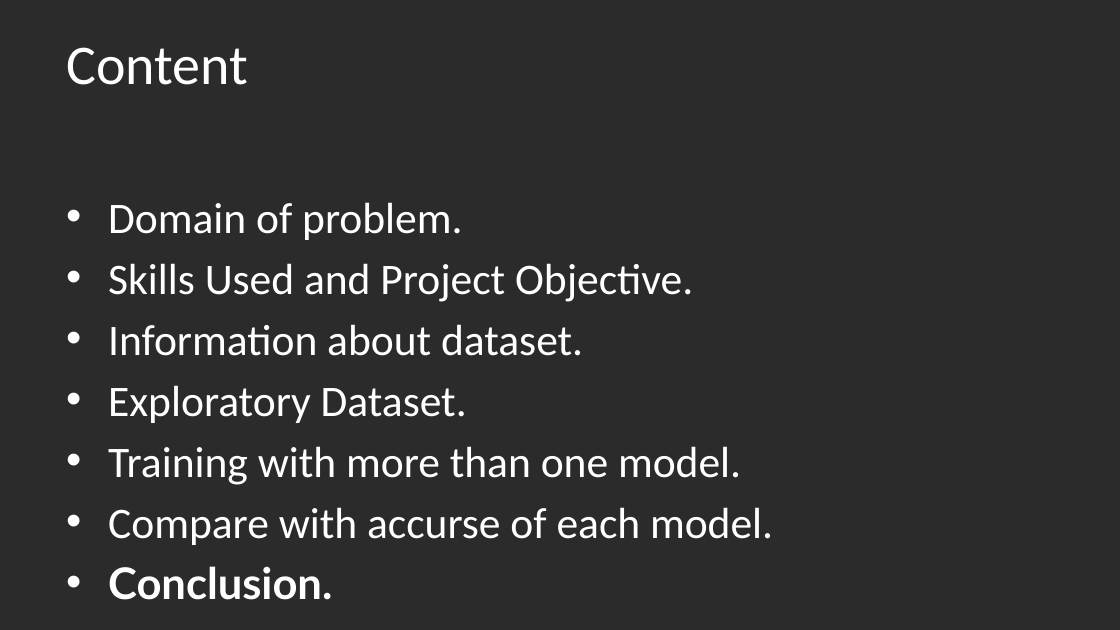
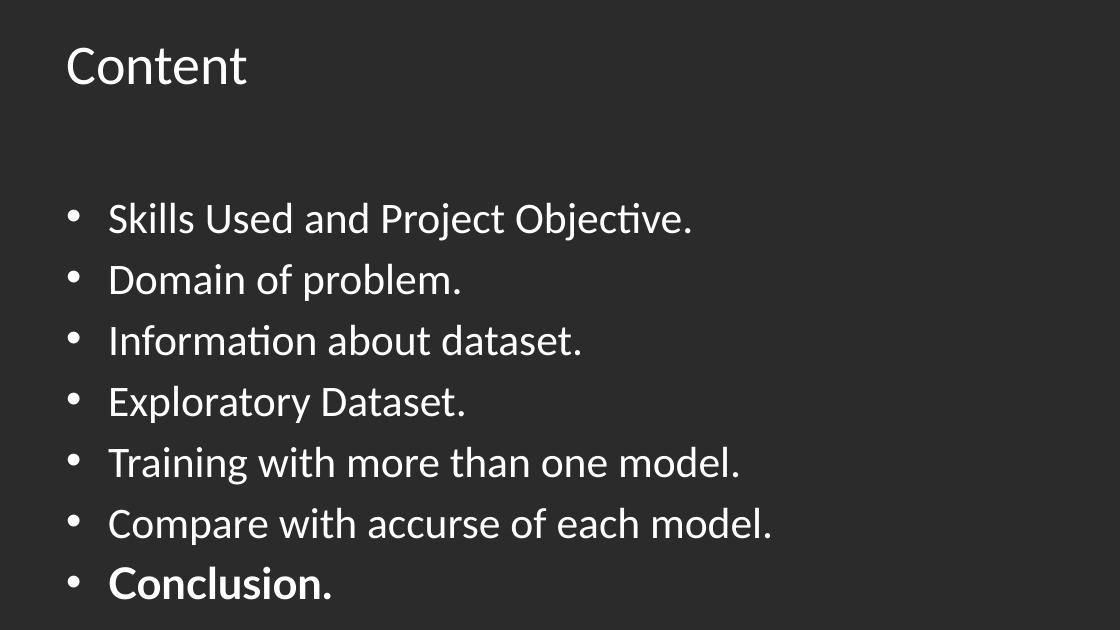
Before and after one commit to sherifRoshdy/Machine-learning-project, a slide deck: slide 3 of ML.pptx. Drawn at 1120x630 pixels with LibreOffice and Linux fonts; fonts in the diff are those of the drawing; background and template pictures are left out; a plain dark background stands for a picture behind light text. Boxes give left, top, right and bottom in pixels: in the first picture for what was removed or moved away, otherwise in the second. Text is boxed around its words. In the diff, an @@ line names an element or a change of style, - is before the commit and + after.

Commit message:
final project

```diff
--- a/ML.pptx
+++ b/ML.pptx
@@ text at bbox=[108, 202, 693, 241]: paragraph added @@
+• Skills Used and Project Objective.
@@ text at bbox=[108, 263, 693, 302]: paragraph removed @@
-• Skills Used and Project Objective.
```
Also in this commit, not shown: 6 other slides changed, 22 slides added, 1 slide removed, 1 other file.
